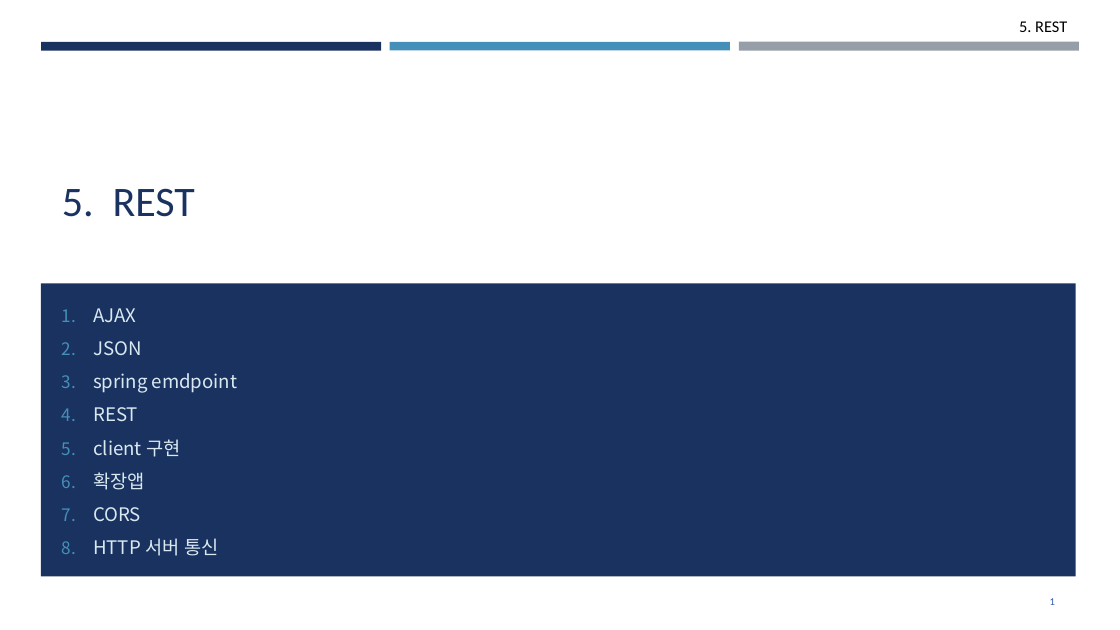
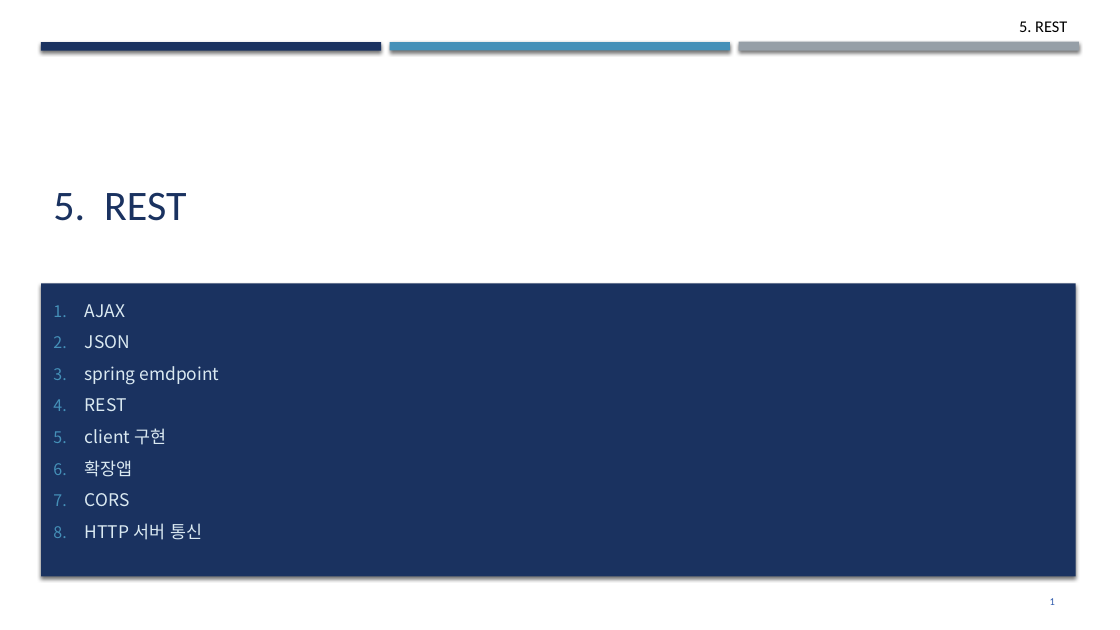
Before and after one commit to deukvely/spring, a slide deck: slide 1 of PPT/06_REST.pptx. Drawn at 1120x630 pixels with LibreOffice and Linux fonts; fonts in the diff are those of the drawing. Boxes give left, top, right and bottom in pixels: in the first picture for what was removed or moved away, otherwise in the second. Text is boxed around its words. In the diff, an @@ line names an element or a change of style, - is before the commit and + after.

```diff
--- a/PPT/06_REST.pptx
+++ b/PPT/06_REST.pptx
@@ title "5. REST": place and size @@
-title "5. REST" at [62, 188, 195, 217]
+title "5. REST" at [53, 192, 186, 221]
@@ shadow on in 4 elements at [41, 42, 381, 50], [739, 42, 1079, 51], [390, 42, 730, 50], [41, 283, 1076, 576] @@
@@ subtitle "AJAX" at [85, 304, 220, 540]: size 16 to 14.9 pt @@
```
Also in this commit, not shown: 27 other slides changed, 9 other files.
